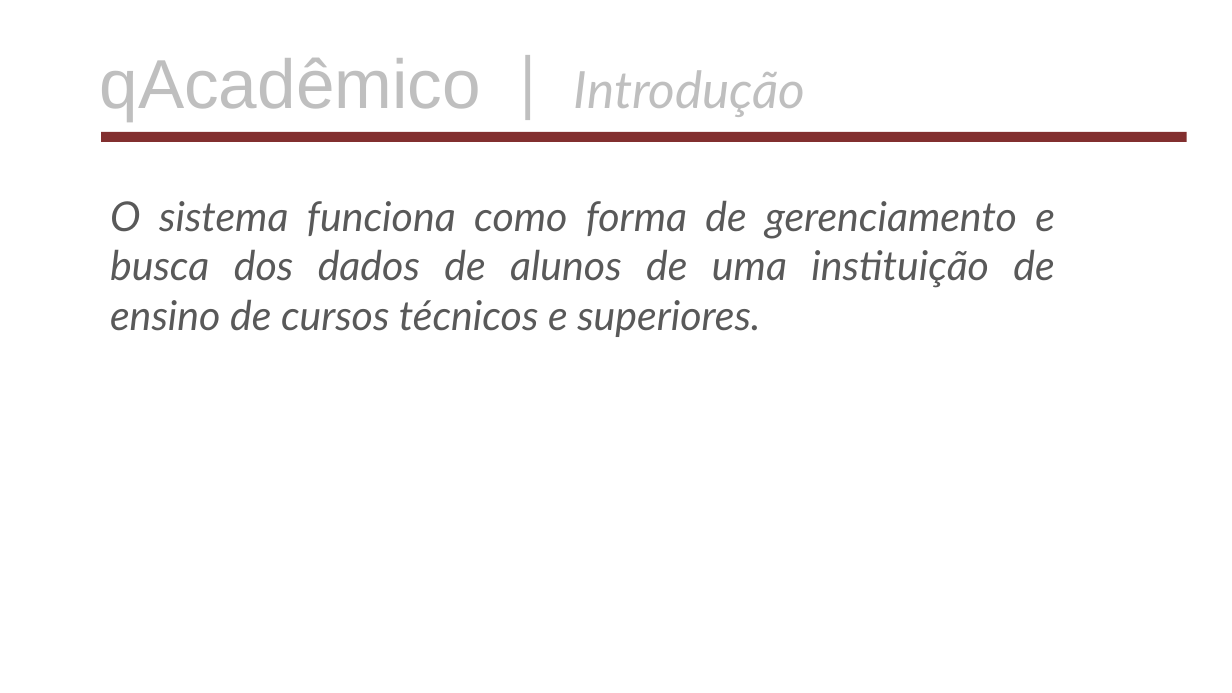
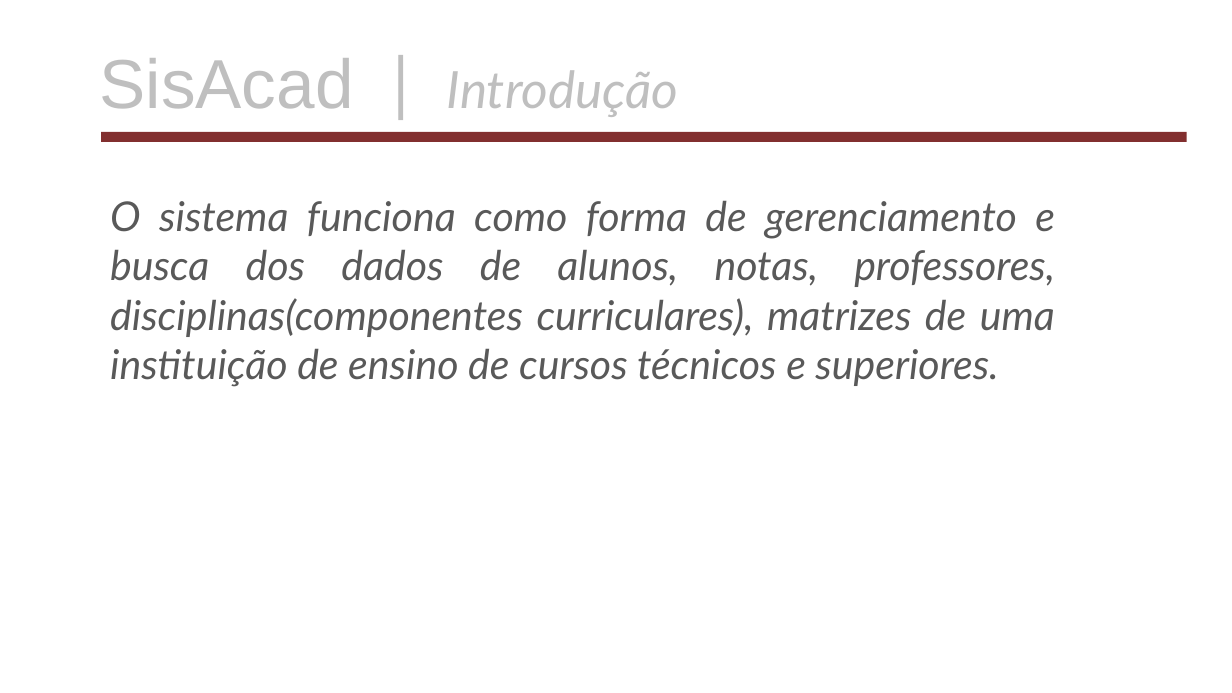
Before and after one commit to AlexsandroMatias2017/MeuBancoDeDados, a slide deck: slide 3 of apresentacaoDoProjeto.odp (slide 2 before the commit). Drawn at 1232x693 pixels with LibreOffice and Linux fonts; fonts in the diff are those of the drawing; background and template pictures are left out. Boxes give left, top, right and bottom in pixels: in the first picture for what was removed or moved away, otherwise in the second. Text is boxed around its words. In the diff, an @@ line names an element or a change of style, - is before the commit and + after.

```diff
--- a/apresentacaoDoProjeto.odp
+++ b/apresentacaoDoProjeto.odp
@@ text at (x1=100, y1=58, x2=679, y2=117): text changed; size 54 to 40 pt; italic on @@
-qAcadêmico | Introdução
+SisAcad | Introdução
@@ text at (x1=110, y1=200, x2=1055, y2=387): text changed @@
-O sistema funciona como forma de gerenciamento e busca dos dados de alunos de uma instituição de ensino de cursos técnicos e superiores.
+O sistema funciona como forma de gerenciamento e busca dos dados de alunos, notas, professores, disciplinas(componentes curriculares), matrizes de uma instituição de ensino de cursos técnicos e superiores.
```
Also in this commit, not shown: 18 other slides changed, 11 slides added, 3 slides removed, 9 other files.
